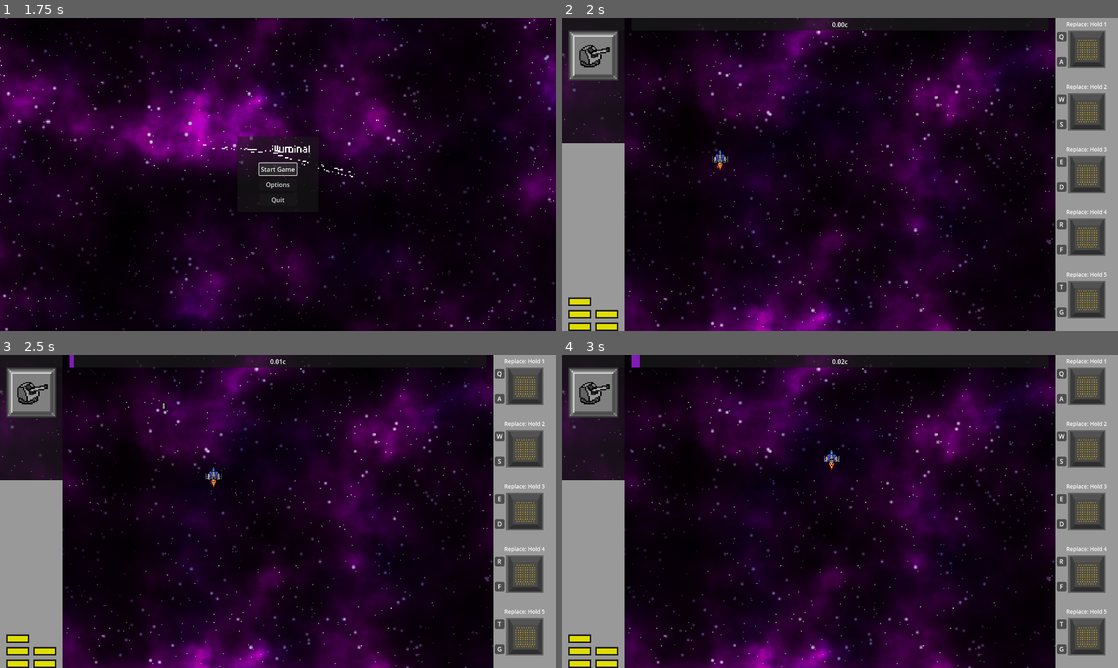
Above: before the commit, frames 1-4 (two rows, left to right).
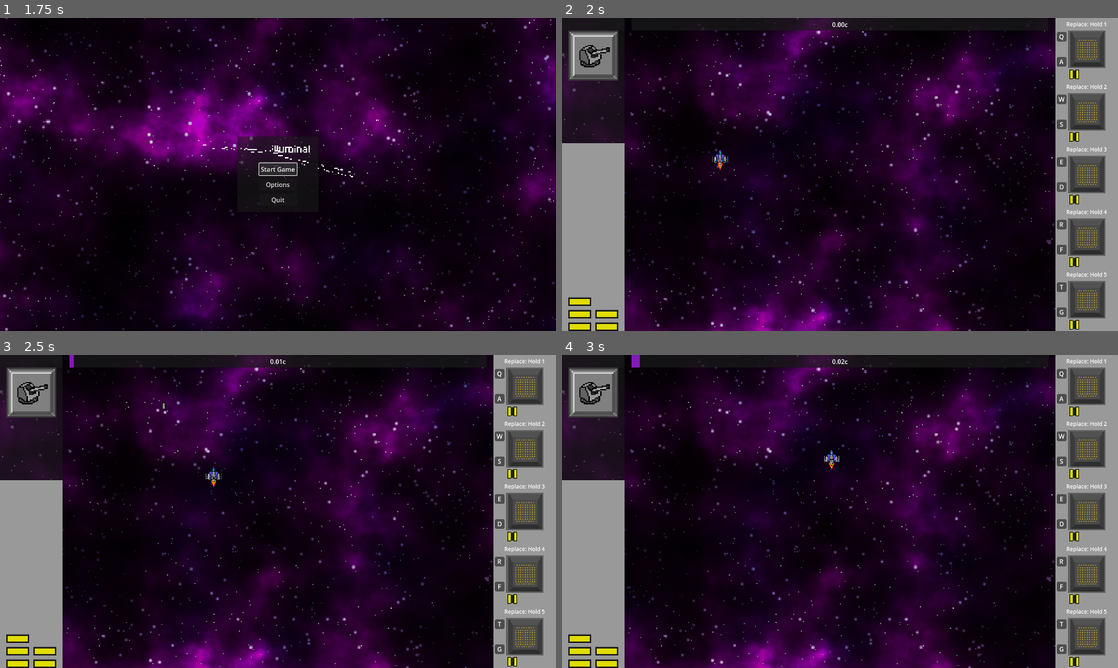
Above: after the commit, the same moments.

Repository: DigitsCodeCompendium/game.MJ198
Game: Godot game, scene res://scenes/title_screen/title_screen.tscn
The game is run twice, just before and just after one commit, with the same random seed, the same clock (stepped at 60 frames per second) and the same inputs. The engine's default icon, where the game draws it, is replaced by a stand-in: a white triangle on a blue panel in a dark square.
Inputs (mouse positions are in pixels of both pictures, inside the frame that each line leads up to):
- Up to frame 1 (1.75 s): click "Start Game" at 0.5 s; click "Start Game" at 1.25 s
- Up to frame 2 (2 s): no input
- Up to frame 3 (2.5 s): click (500, 373) at 2.02 s
- Up to frame 4 (3 s): click (1062, 398) at 2.77 s

Frame 1 is identical in both runs. In frame 2, 0.3% of the frame differs, in the area x 91-93%, y 16-100%; in frame 3, 0.3%; in frame 4, 0.3%.
Error in both runs: Invalid access to property or key 'volume_music' on a base object of type 'Dictionary'. (res://scenes/player_options.gd:22)

Commit message:
Increased separation between pips

Diff:
--- a/scenes/user_interface/module/module.tscn
+++ b/scenes/user_interface/module/module.tscn
@@ -164,9 +164,9 @@
 grow_vertical = 0
 scale = Vector2(0.75, 0.75)
 pivot_offset = Vector2(56, 16)
+theme_override_constants/separation = 6
 
 [node name="MinPower" type="TextureRect" parent="EnergyContainer"]
-visible = false
 texture_filter = 1
 custom_minimum_size = Vector2(32, 32)
 layout_mode = 2
